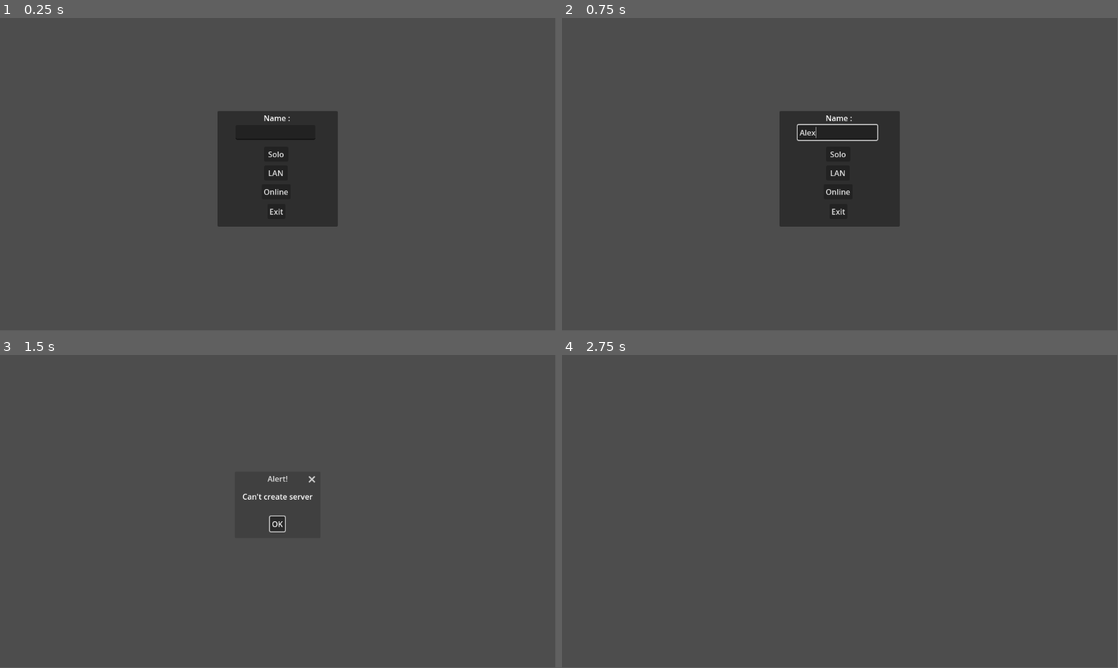
Above: before the commit, frames 1-4 (two rows, left to right).
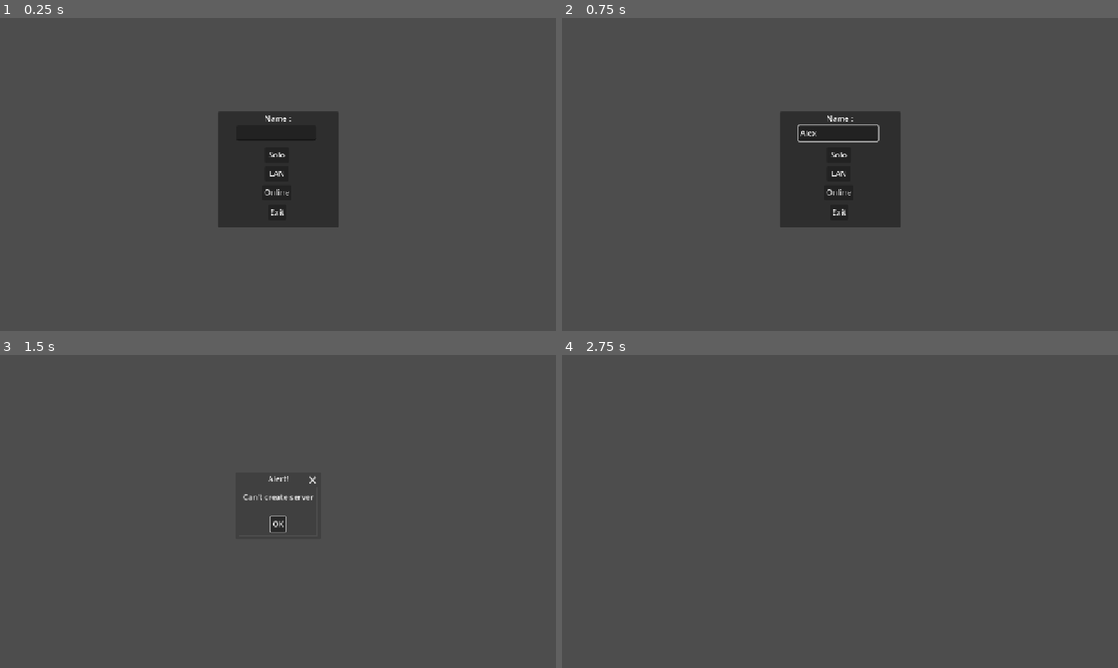
Above: after the commit, the same moments.

Repository: AdrienPiechocki/Magus-Opus
Game: Godot game, scene res://Scenes/Lobby.tscn
The game is run twice, just before and just after one commit, with the same random seed, the same clock (stepped at 60 frames per second) and the same inputs.
Inputs (mouse positions are in pixels of both pictures, inside the frame that each line leads up to):
- Up to frame 1 (0.25 s): no input
- Up to frame 2 (0.75 s): click (840, 133) at 0.52 s; type "Alex" at 0.6 s
- Up to frame 3 (1.5 s): click "Solo" at 1.25 s
- Up to frame 4 (2.75 s): tap Enter at 2 s; move the mouse to (962, 495) at 2.02 s; hold D (right) from 2.03 s (still down); tap L (light) at 2.1 s; tap Space (jump) at 2.27 s
In our replay, the window is 799x449 before the commit and 800x450 after it. These sizes can differ from the game's own. Grey fills any space a smaller window leaves; there, only what the larger window draws over its background counts as a difference.

The runs differ from the first frame. In frame 1, 0.3% of the frame differs, in the area x 39-61%, y 30-67%; in frame 2, 0.6%; in frame 3, 0.3%; in frame 4, only the window size differs.

Commit message:
fixed ready button not reseting
toggleing ready button now makes it green. UI scale is fixed

Diff:
--- a/Scripts/LobbyManager.gd
+++ b/Scripts/LobbyManager.gd
@@ -1,6 +1,8 @@
 extends Control
 
 var is_online:bool = false
+var ready_style:StyleBoxFlat = StyleBoxFlat.new()
+@onready var default_color:Color = $Choice.get_theme_stylebox("panel").bg_color
 
 func _ready():
 	# Called every time the node is added to the scene.
@@ -87,6 +89,7 @@
 		else:
 			GameManager.unregister_player.rpc(multiplayer.get_unique_id())
 
+
 func refresh_lobby():
 	var players = GameManager.get_player_list()
 	players.sort()
@@ -121,8 +124,12 @@
 func _process(_delta: float) -> void:
 	if GameManager.server_started:
 		refresh_lobby()
-		$Players/Start.disabled = (not multiplayer.is_server() if multiplayer.get_peers().is_empty() else !verify_ready())
+		$Players/Start.disabled = (not multiplayer.is_server() if multiplayer.get_peers().is_empty() else not (verify_ready() and multiplayer.is_server()))
 		$Players/Ready.disabled = (multiplayer.is_server() if multiplayer.get_peers().is_empty() else false)
+	else:
+		GameManager.players_ready = []
+		$Players/Ready.button_pressed = false
+
 func verify_ready() -> bool:
 	for player in GameManager.players.keys():
 		if player not in GameManager.players_ready:
@@ -134,6 +141,8 @@
 
 func _on_ready_toggled(toggled_on: bool) -> void:
 	toggle_ready.rpc(toggled_on)
+	ready_style.bg_color = (Color.LIME_GREEN if toggled_on else default_color)
+	$Players/Ready.add_theme_stylebox_override("pressed", ready_style)
 
 @rpc("any_peer", "call_local")
 func toggle_ready(toggle:bool):
--- a/project.godot
+++ b/project.godot
@@ -20,6 +20,10 @@
 GameManager="*res://Prefabs/GameManager.tscn"
 Noray="*res://addons/netfox.noray/noray.gd"
 PacketHandshake="*res://addons/netfox.noray/packet-handshake.gd"
+
+[display]
+
+window/stretch/mode="canvas_items"
 
 [editor_plugins]
 
